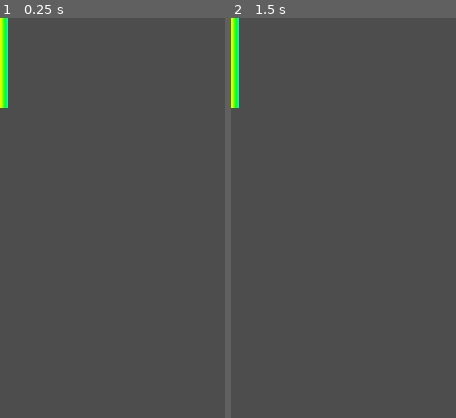
Above: before the commit, frames 1-2 (left to right).
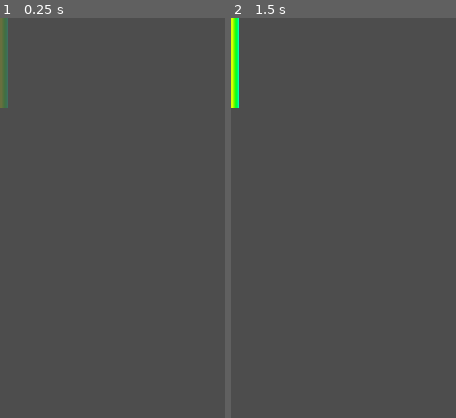
Above: after the commit, the same moments.

Repository: jaerrib/learning-godot
Game: Godot game, scene res://scenes/laser/laser.tscn
Two runs of this game, one before a commit and one after it. Both use one fixed random seed, a clock stepped at 60 frames per second and the inputs below. This scene is started directly instead of the project's main scene.
Inputs:
- Up to frame 1 (0.25 s): no input
- Up to frame 2 (1.5 s): tap Space (fly) at 0.6, 1.35 s
The pictures show only the part of the screen within x 0-50%, y 0-50%; the shares and areas given below are measured in that part.

The runs differ from the first frame. In frame 1, 0.8% of the frame differs, in the area x 0-4%, y 0-23%; in frame 2, nothing differs.

Commit message:
Add flashing animation

Diff:
--- a/tappy-plane/scenes/laser/laser.tscn
+++ b/tappy-plane/scenes/laser/laser.tscn
@@ -1,9 +1,48 @@
-[gd_scene load_steps=3 format=3 uid="uid://b1icet2kebd3k"]
+[gd_scene load_steps=6 format=3 uid="uid://b1icet2kebd3k"]
 
 [ext_resource type="Texture2D" uid="uid://diwl0qw5gkb80" path="res://assets/pipes/laser2.png" id="1_fuqwm"]
 
 [sub_resource type="RectangleShape2D" id="RectangleShape2D_lha05"]
 size = Vector2(6, 219)
+
+[sub_resource type="Animation" id="Animation_o7k8b"]
+resource_name = "flash"
+length = 0.5
+loop_mode = 1
+step = 0.25
+tracks/0/type = "value"
+tracks/0/imported = false
+tracks/0/enabled = true
+tracks/0/path = NodePath(".:modulate")
+tracks/0/interp = 2
+tracks/0/loop_wrap = true
+tracks/0/keys = {
+"times": PackedFloat32Array(0, 0.25, 0.5),
+"transitions": PackedFloat32Array(1, 1, 1),
+"update": 0,
+"values": [Color(1, 1, 1, 1), Color(1, 1, 1, 0.196078), Color(1, 1, 1, 1)]
+}
+
+[sub_resource type="Animation" id="Animation_83t13"]
+length = 0.001
+tracks/0/type = "value"
+tracks/0/imported = false
+tracks/0/enabled = true
+tracks/0/path = NodePath(".:modulate")
+tracks/0/interp = 1
+tracks/0/loop_wrap = true
+tracks/0/keys = {
+"times": PackedFloat32Array(0),
+"transitions": PackedFloat32Array(1),
+"update": 0,
+"values": [Color(1, 1, 1, 1)]
+}
+
+[sub_resource type="AnimationLibrary" id="AnimationLibrary_42lii"]
+_data = {
+"RESET": SubResource("Animation_83t13"),
+"flash": SubResource("Animation_o7k8b")
+}
 
 [node name="Laser" type="Area2D"]
 
@@ -14,3 +53,10 @@
 [node name="CollisionShape2D" type="CollisionShape2D" parent="."]
 position = Vector2(62, 1)
 shape = SubResource("RectangleShape2D_lha05")
+
+[node name="AnimationPlayer" type="AnimationPlayer" parent="."]
+root_node = NodePath("../Sprite2D")
+libraries = {
+"": SubResource("AnimationLibrary_42lii")
+}
+autoplay = "flash"
